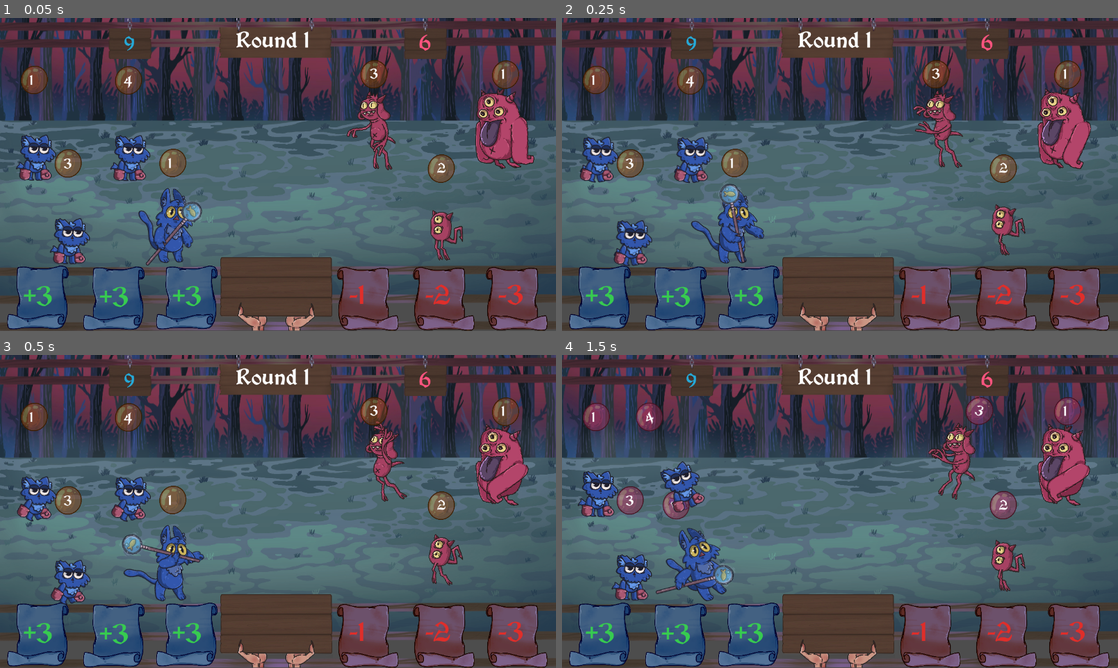
Above: before the commit, frames 1-4 (two rows, left to right).
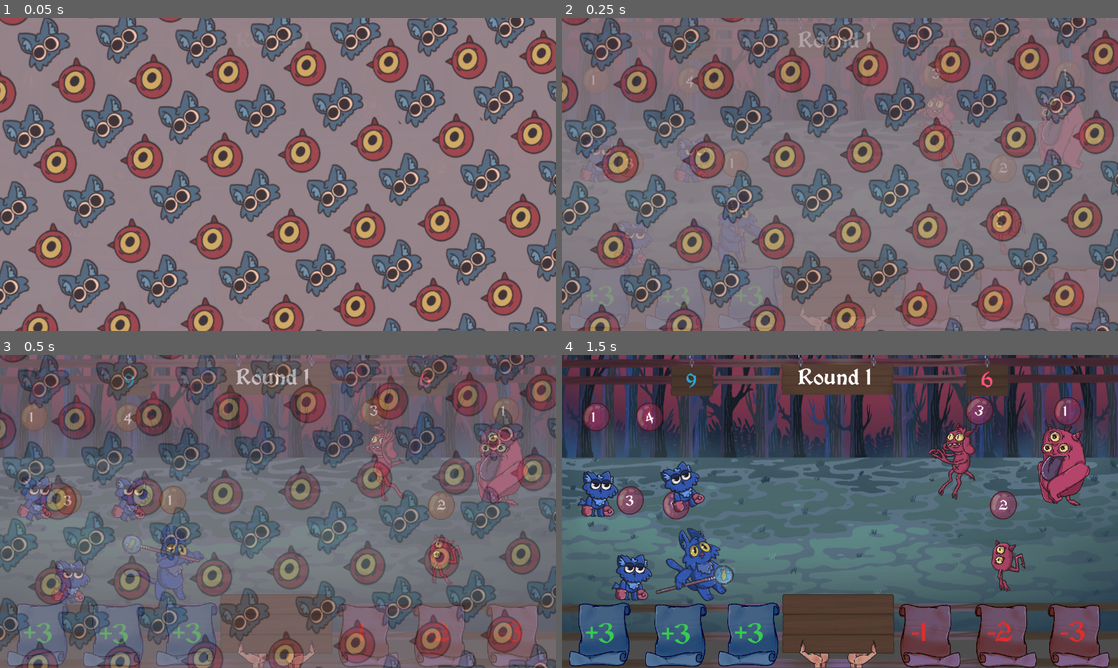
Above: after the commit, the same moments.

Repository: Onizik/Ludum04.24
Game: Godot game, scene res://scenes/main_game.tscn
Two runs of this game, one before a commit and one after it. Both use one fixed random seed, a clock stepped at 60 frames per second and the inputs below.
Inputs (mouse positions are in pixels of both pictures, inside the frame that each line leads up to):
- Up to frame 1 (0.05 s): no input
- Up to frame 2 (0.25 s): no input
- Up to frame 3 (0.5 s): no input
- Up to frame 4 (1.5 s): click "Fight!" at 0.5 s; click (600, 633) at 1.27 s

The runs differ from the first frame. In frame 1, 93% of the frame differs, in the area x 0-100%, y 0-100%; in frame 2, 90%; in frame 3, 81%; in frame 4, nothing differs.

Commit message:
pobeda

Diff:
--- a/scenes/main_game.tscn
+++ b/scenes/main_game.tscn
@@ -22,11 +22,6 @@
 [ext_resource type="PackedScene" uid="uid://c66qtrig6h650" path="res://scenes/sp_butt.tscn" id="13_6i7n4"]
 [ext_resource type="PackedScene" uid="uid://bc1qrum2m26d8" path="res://assets/game/animations/bes.tscn" id="19_d6v85"]
 [ext_resource type="Texture2D" uid="uid://8e0unrqwllj2" path="res://assets/cut/back.png" id="22_c6qqc"]
-[ext_resource type="Texture2D" uid="uid://b7r4wc5kt0oas" path="res://assets/menu/stck.png" id="23_fjiut"]
-[ext_resource type="Texture2D" uid="uid://by4lkq7d8sg4g" path="res://assets/cut/text.png" id="24_g2oui"]
-[ext_resource type="Texture2D" uid="uid://dy1hinxngltxu" path="res://assets/menu/cat1.png" id="25_krnty"]
-[ext_resource type="Texture2D" uid="uid://5oluwpuqa130" path="res://assets/menu/bes2.png" id="26_yq8lp"]
-[ext_resource type="Texture2D" uid="uid://54uem4v5i4ky" path="res://assets/menu/buttons.png" id="27_j3wly"]
 
 [sub_resource type="Animation" id="Animation_xu7rj"]
 length = 0.001
@@ -1163,73 +1158,22 @@
 "fog": SubResource("Animation_ybfr5")
 }
 
-[sub_resource type="Animation" id="Animation_nkjan"]
-length = 0.001
-tracks/0/type = "value"
-tracks/0/imported = false
-tracks/0/enabled = true
-tracks/0/path = NodePath("fade:visible")
-tracks/0/interp = 1
-tracks/0/loop_wrap = true
-tracks/0/keys = {
-"times": PackedFloat32Array(0, 0.001),
-"transitions": PackedFloat32Array(1, 1),
-"update": 1,
-"values": [false, false]
-}
-tracks/1/type = "value"
-tracks/1/imported = false
-tracks/1/enabled = true
-tracks/1/path = NodePath("fade:modulate")
-tracks/1/interp = 1
-tracks/1/loop_wrap = true
-tracks/1/keys = {
-"times": PackedFloat32Array(0),
-"transitions": PackedFloat32Array(1),
-"update": 0,
-"values": [Color(1, 1, 1, 1)]
-}
-tracks/2/type = "value"
-tracks/2/imported = false
-tracks/2/enabled = true
-tracks/2/path = NodePath("fade/stick:position")
-tracks/2/interp = 1
-tracks/2/loop_wrap = true
-tracks/2/keys = {
-"times": PackedFloat32Array(0),
-"transitions": PackedFloat32Array(1),
-"update": 0,
-"values": [Vector2(0, 600)]
-}
-
-[sub_resource type="Animation" id="Animation_cp4a2"]
+[sub_resource type="Animation" id="Animation_6ts7y"]
 resource_name = "fade"
 tracks/0/type = "value"
 tracks/0/imported = false
 tracks/0/enabled = true
-tracks/0/path = NodePath("fade:visible")
+tracks/0/path = NodePath("fade:modulate")
 tracks/0/interp = 1
 tracks/0/loop_wrap = true
 tracks/0/keys = {
 "times": PackedFloat32Array(0, 1),
 "transitions": PackedFloat32Array(1, 1),
-"update": 1,
-"values": [true, false]
-}
-tracks/1/type = "value"
-tracks/1/imported = false
-tracks/1/enabled = true
-tracks/1/path = NodePath("fade:modulate")
-tracks/1/interp = 1
-tracks/1/loop_wrap = true
-tracks/1/keys = {
-"times": PackedFloat32Array(0, 1),
-"transitions": PackedFloat32Array(1, 1),
 "update": 0,
 "values": [Color(1, 1, 1, 1), Color(1, 1, 1, 0)]
 }
 
-[sub_resource type="Animation" id="Animation_p1fr7"]
+[sub_resource type="Animation" id="Animation_w0ahk"]
 resource_name = "fade_in"
 tracks/0/type = "value"
 tracks/0/imported = false
@@ -1243,40 +1187,27 @@
 "update": 0,
 "values": [Color(1, 1, 1, 0), Color(1, 1, 1, 1)]
 }
-tracks/1/type = "value"
-tracks/1/imported = false
-tracks/1/enabled = true
-tracks/1/path = NodePath("fade:visible")
-tracks/1/interp = 1
-tracks/1/loop_wrap = true
-tracks/1/keys = {
-"times": PackedFloat32Array(0),
-"transitions": PackedFloat32Array(1),
-"update": 1,
-"values": [true]
-}
-
-[sub_resource type="Animation" id="Animation_dw6bx"]
-resource_name = "result"
+
+[sub_resource type="Animation" id="Animation_bmwwv"]
+length = 0.001
 tracks/0/type = "value"
 tracks/0/imported = false
 tracks/0/enabled = true
-tracks/0/path = NodePath("fade/stick:position")
+tracks/0/path = NodePath("fade:modulate")
 tracks/0/interp = 1
 tracks/0/loop_wrap = true
 tracks/0/keys = {
-"times": PackedFloat32Array(0, 1),
-"transitions": PackedFloat32Array(1, 1),
-"update": 0,
-"values": [Vector2(0, 600), Vector2(0, 40)]
-}
-
-[sub_resource type="AnimationLibrary" id="AnimationLibrary_lx7rh"]
+"times": PackedFloat32Array(0),
+"transitions": PackedFloat32Array(1),
+"update": 0,
+"values": [Color(1, 1, 1, 0)]
+}
+
+[sub_resource type="AnimationLibrary" id="AnimationLibrary_iur3q"]
 _data = {
-"RESET": SubResource("Animation_nkjan"),
-"fade": SubResource("Animation_cp4a2"),
-"fade_in": SubResource("Animation_p1fr7"),
-"result": SubResource("Animation_dw6bx")
+"RESET": SubResource("Animation_bmwwv"),
+"fade": SubResource("Animation_6ts7y"),
+"fade_in": SubResource("Animation_w0ahk")
 }
 
 [node name="main_game" type="Node2D"]
@@ -1289,7 +1220,7 @@
 
 [node name="fadea" type="AnimationPlayer" parent="."]
 libraries = {
-"": SubResource("AnimationLibrary_lx7rh")
+"": SubResource("AnimationLibrary_iur3q")
 }
 
 [node name="fight" type="Sprite2D" parent="."]
@@ -1571,76 +1502,12 @@
 "
 
 [node name="fade" type="Sprite2D" parent="."]
-visible = false
+modulate = Color(1, 1, 1, 0)
 z_index = 6
 position = Vector2(640, 360)
 scale = Vector2(1.3, 1.3)
 texture = ExtResource("22_c6qqc")
 
-[node name="stick" type="Sprite2D" parent="fade"]
-position = Vector2(0, 600)
-texture = ExtResource("23_fjiut")
-
-[node name="info" type="Sprite2D" parent="fade/stick"]
-position = Vector2(0.769231, -108.462)
-scale = Vector2(1, 2.16491)
-texture = ExtResource("24_g2oui")
-
-[node name="cat" type="Sprite2D" parent="fade/stick/info"]
-position = Vector2(-175.385, -23.8063)
-scale = Vector2(0.240745, 0.111203)
-texture = ExtResource("25_krnty")
-flip_h = true
-
-[node name="count" type="Label" parent="fade/stick/info/cat"]
-offset_left = 236.446
-offset_top = -118.223
-offset_right = 635.446
-offset_bottom = 194.777
-theme_override_font_sizes/font_size = 200
-text = "= 2"
-
-[node name="bes" type="Sprite2D" parent="fade/stick/info"]
-position = Vector2(63.8462, -21.3191)
-scale = Vector2(0.270243, 0.124829)
-texture = ExtResource("26_yq8lp")
-flip_h = true
-
-[node name="count" type="Label" parent="fade/stick/info/bes"]
-offset_left = 187.865
-offset_top = -128.09
-offset_right = 586.865
-offset_bottom = 184.91
-theme_override_font_sizes/font_size = 200
-text = "= 2"
-
-[node name="result" type="Label" parent="fade/stick/info"]
-offset_left = -167.0
-offset_top = -5.0
-offset_right = 161.0
-offset_bottom = 56.0
-theme_override_font_sizes/font_size = 50
-text = "Demons won!"
-horizontal_alignment = 1
-vertical_alignment = 1
-
-[node name="button" type="TextureButton" parent="fade/stick"]
-offset_left = -210.769
-offset_top = 18.4615
-offset_right = 201.231
-offset_bottom = 172.462
-texture_normal = ExtResource("27_j3wly")
-
-[node name="text" type="Label" parent="fade/stick/button"]
-layout_mode = 0
-offset_left = 61.5385
-offset_top = 38.4615
-offset_right = 380.538
-offset_bottom = 108.462
-theme_override_font_sizes/font_size = 50
-text = "Next Round!"
-
 [connection signal="animation_finished" from="anim_game" to="." method="_on_anim_game_animation_finished"]
 [connection signal="animation_finished" from="fadea" to="." method="_on_fadea_animation_finished"]
-[connection signal="current_animation_changed" from="fadea" to="." method="_on_fadea_current_animation_changed"]
 [connection signal="pressed" from="footer_bg/fight" to="." method="_on_fight_pressed"]
--- /dev/null
+++ b/scenes/resu.gd
@@ -0,0 +1,26 @@
+extends Node2D
+
+
+# Called when the node enters the scene tree for the first time.
+func _ready():
+	print("atb")
+	$ap.play ("rez")
+	if $"/root/Global".result >0:
+		$fade/stick/info/cat/count.text = "= " + str($"/root/Global".result )
+		$fade/stick/info/bes/count.text = "= 0"
+		$fade/stick/info/result.text = "Cats won this round!"
+	elif $"/root/Global".result <0:
+		$fade/stick/info/bes/count.text = "= " + str($"/root/Global".result )
+		$fade/stick/info/cat/count.text = "= 0"
+		$fade/stick/info/result.text = "Demons won this round!"
+	elif $"/root/Global".result ==0:
+		$fade/stick/info/bes/count.text = "= 0"
+		$fade/stick/info/cat/count.text = "= 0"
+		$fade/stick/info/result.text = "Tie! Well done!"
+
+
+
+
+# Called every frame. 'delta' is the elapsed time since the previous frame.
+func _process(delta):
+	pass
--- /dev/null
+++ b/scenes/resu.tscn
@@ -0,0 +1,122 @@
+[gd_scene load_steps=11 format=3 uid="uid://df7wk7bja8ful"]
+
+[ext_resource type="Texture2D" uid="uid://8e0unrqwllj2" path="res://assets/cut/back.png" id="1_eh61s"]
+[ext_resource type="Texture2D" uid="uid://b7r4wc5kt0oas" path="res://assets/menu/stck.png" id="1_prwvp"]
+[ext_resource type="Script" path="res://scenes/resu.gd" id="1_wa27y"]
+[ext_resource type="Texture2D" uid="uid://by4lkq7d8sg4g" path="res://assets/cut/text.png" id="2_hwe8p"]
+[ext_resource type="Texture2D" uid="uid://dy1hinxngltxu" path="res://assets/menu/cat1.png" id="3_5p6nv"]
+[ext_resource type="Texture2D" uid="uid://5oluwpuqa130" path="res://assets/menu/bes2.png" id="4_0pnqy"]
+[ext_resource type="Texture2D" uid="uid://54uem4v5i4ky" path="res://assets/menu/buttons.png" id="5_hkr2u"]
+
+[sub_resource type="Animation" id="Animation_2ycqh"]
+resource_name = "rez"
+tracks/0/type = "value"
+tracks/0/imported = false
+tracks/0/enabled = true
+tracks/0/path = NodePath("fade/stick:position")
+tracks/0/interp = 1
+tracks/0/loop_wrap = true
+tracks/0/keys = {
+"times": PackedFloat32Array(0, 1),
+"transitions": PackedFloat32Array(1, 1),
+"update": 0,
+"values": [Vector2(0, 510.769), Vector2(0, 81.538)]
+}
+
+[sub_resource type="Animation" id="Animation_yqjry"]
+length = 0.001
+tracks/0/type = "value"
+tracks/0/imported = false
+tracks/0/enabled = true
+tracks/0/path = NodePath("fade/stick:position")
+tracks/0/interp = 1
+tracks/0/loop_wrap = true
+tracks/0/keys = {
+"times": PackedFloat32Array(0),
+"transitions": PackedFloat32Array(1),
+"update": 0,
+"values": [Vector2(0, 510.769)]
+}
+
+[sub_resource type="AnimationLibrary" id="AnimationLibrary_5g4yd"]
+_data = {
+"RESET": SubResource("Animation_yqjry"),
+"rez": SubResource("Animation_2ycqh")
+}
+
+[node name="rez" type="Node2D"]
+script = ExtResource("1_wa27y")
+
+[node name="ap" type="AnimationPlayer" parent="."]
+libraries = {
+"": SubResource("AnimationLibrary_5g4yd")
+}
+
+[node name="fade" type="Sprite2D" parent="."]
+position = Vector2(640, 360)
+scale = Vector2(1.3, 1.3)
+texture = ExtResource("1_eh61s")
+
+[node name="stick" type="Sprite2D" parent="fade"]
+position = Vector2(0, 510.769)
+scale = Vector2(0.769231, 0.769231)
+texture = ExtResource("1_prwvp")
+
+[node name="info" type="Sprite2D" parent="fade/stick"]
+position = Vector2(0.769231, -108.462)
+scale = Vector2(1, 2.16491)
+texture = ExtResource("2_hwe8p")
+
+[node name="cat" type="Sprite2D" parent="fade/stick/info"]
+position = Vector2(-175.385, -23.8063)
+scale = Vector2(0.240745, 0.111203)
+texture = ExtResource("3_5p6nv")
+flip_h = true
+
+[node name="count" type="Label" parent="fade/stick/info/cat"]
+offset_left = 236.446
+offset_top = -118.223
+offset_right = 635.446
+offset_bottom = 194.777
+theme_override_font_sizes/font_size = 200
+text = "= 2"
+
+[node name="bes" type="Sprite2D" parent="fade/stick/info"]
+position = Vector2(63.8462, -21.3191)
+scale = Vector2(0.270243, 0.124829)
+texture = ExtResource("4_0pnqy")
+flip_h = true
+
+[node name="count" type="Label" parent="fade/stick/info/bes"]
+offset_left = 187.865
+offset_top = -128.09
+offset_right = 586.865
+offset_bottom = 184.91
+theme_override_font_sizes/font_size = 200
+text = "= 2"
+
+[node name="result" type="Label" parent="fade/stick/info"]
+offset_left = -167.0
+offset_top = -5.0
+offset_right = 161.0
+offset_bottom = 56.0
+theme_override_font_sizes/font_size = 50
+text = "Demons won!"
+horizontal_alignment = 1
+vertical_alignment = 1
+
+[node name="button" type="TextureButton" parent="fade/stick"]
+offset_left = -210.769
+offset_top = 18.4615
+offset_right = 201.231
+offset_bottom = 172.462
+texture_normal = ExtResource("5_hkr2u")
+
+[node name="text" type="Label" parent="fade/stick/button"]
+layout_mode = 0
+offset_left = 61.5385
+offset_top = 38.4615
+offset_right = 380.538
+offset_bottom = 108.462
+theme_override_font_sizes/font_size = 50
+text = "Next Round!"
--- a/scripts/main_game.gd
+++ b/scripts/main_game.gd
@@ -28,7 +28,7 @@
 
 # Called when the node enters the scene tree for the first time.
 func _ready():
-	#$fadea.play("fade")
+	$fadea.play("fade")
 	$header_bg/round/round.text = str("Round " + str($"/root/Global".round))
 	generate()
 	add_some()
@@ -322,33 +322,26 @@
 	elif result==0:
 		$"/root/Global".win += 1
 
-	results()
 	pass # Replace with function body.
 
 
 
 
-func results ():
-	if $"/root/Global".result >0:
-		$fade/stick/info/cat/count.text = "= " + str(result)
-		$fade/stick/info/bes/count.text = "= 0"
-		$fade/stick/info/result.text = "Cats won this round!"
-	elif $"/root/Global".result <0:
-		$fade/stick/info/bes/count.text = "= " + str(result)
-		$fade/stick/info/cat/count.text = "= 0"
-		$fade/stick/info/result.text = "Demons won this round!"
-	elif $"/root/Global".result ==0:
-		$fade/stick/info/bes/count.text = "= 0"
-		$fade/stick/info/cat/count.text = "= 0"
-		$fade/stick/info/result.text = "Tie! Well done!"
-	print("er")
-	$fadea.play("fade_in")
-
-	$fadea.play("result")
+
 
 func new_round():
 	pass
 
 
 func _on_anim_game_animation_finished(anim_name):
+	if anim_name == "fight":
+		$fadea.play("fade_in")
+
+
+
+
+
+func _on_fadea_animation_finished(anim_name):
+	if anim_name == "fade_in":
+		get_tree().change_scene_to_file("res://scenes/resu.tscn")
 	pass # Replace with function body.
Not shown: 1 places in scenes/main_game.tscn that only renumber resources
